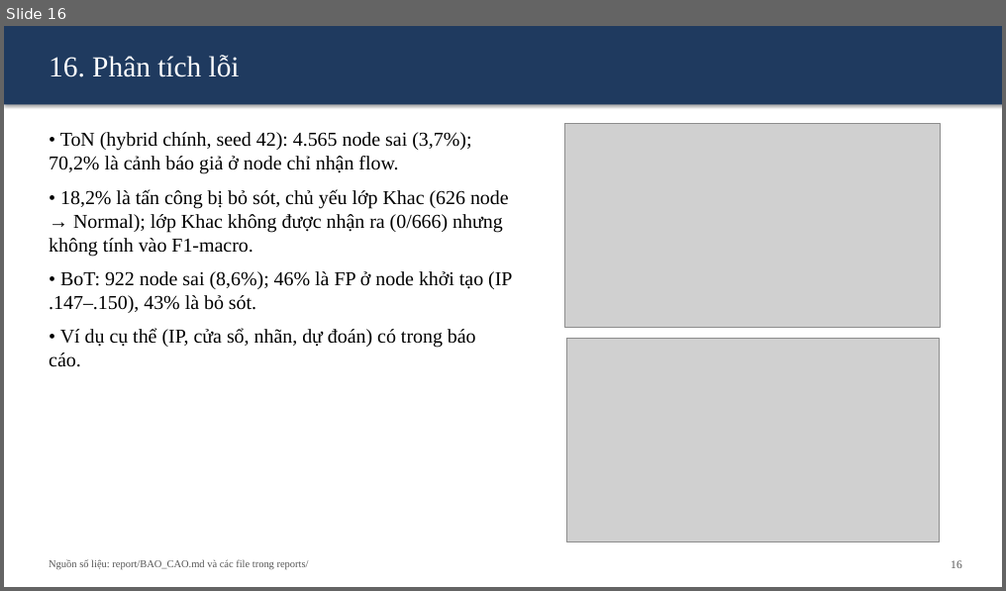
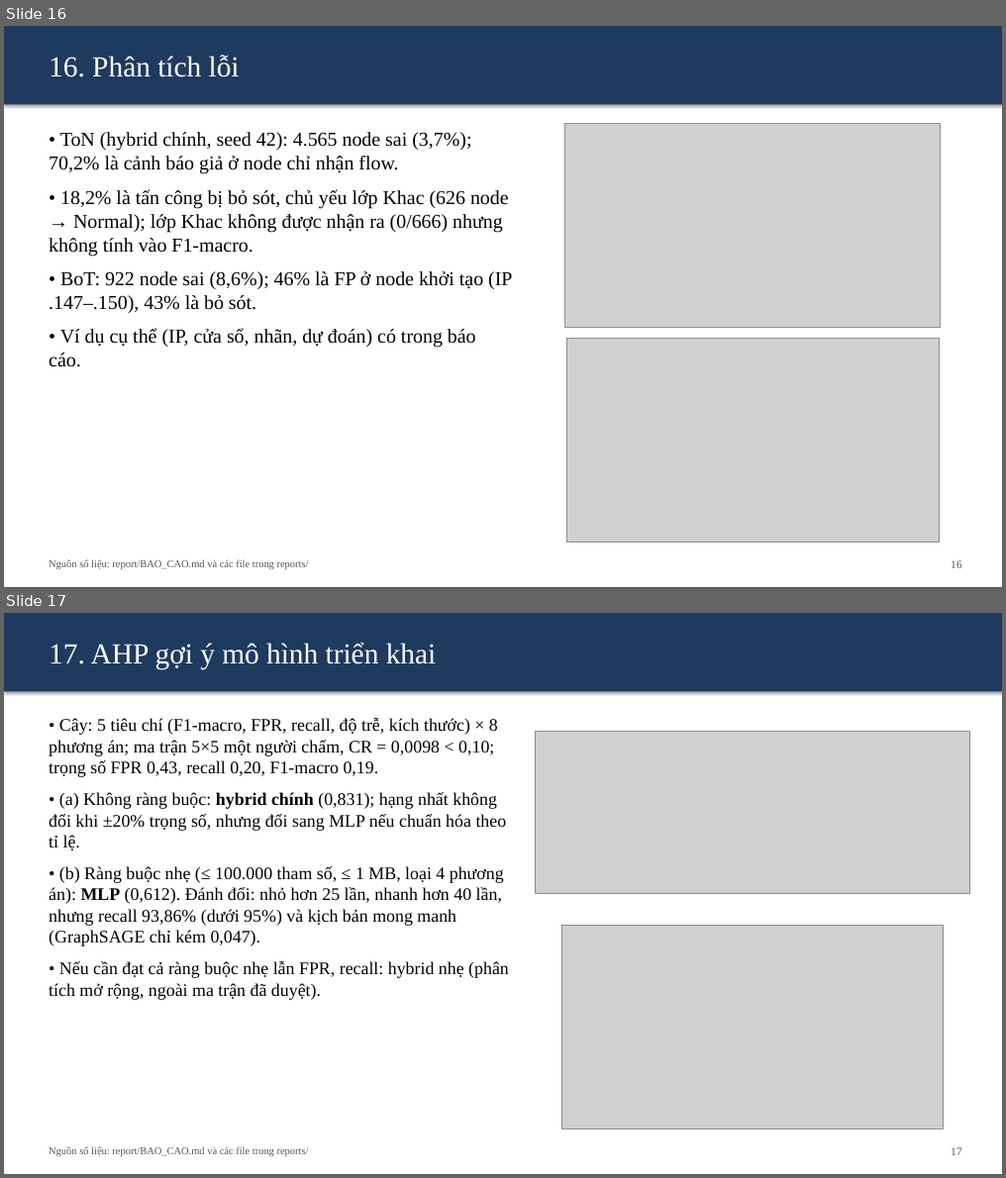
Before and after one commit to minucedev/gnn-iot-ids, a slide deck: report/SLIDE.pptx. Shown one above the other, each under a label of ours: slide 16 before the commit, slides 16 and 17 after it. The pictures are 1006x591 and 1006x1178 pixels, drawn with LibreOffice and Linux fonts; fonts in the diff are those of the drawing; grey boxes stand for pictures. Boxes give left, top, right and bottom in pixels: in the first picture for what was removed or moved away, otherwise in the second. Text is boxed around its words. In the diff, an @@ line names an element or a change of style, - is before the commit and + after.

```diff
--- a/report/SLIDE.pptx
+++ b/report/SLIDE.pptx
@@ slide 17 added at (4,613,1002,1174), background #FFFFFF @@
@@ rectangle added at (4,613,1002,691), fill #1F3A5F @@
@@ text added at (49,642,437,669), 28 pt, text #FFFFFF @@
+17. AHP gợi ý mô hình triển khai
@@ text added at (49,718,509,1000), 17 pt, text #000000 @@
+• Cây: 5 tiêu chí (F1-macro, FPR, recall, độ trễ, kích thước) × 8 phương án; ma trận 5×5 một người chấm, CR = 0,0098 < 0,10; trọng số FPR 0,43, recall 0,20, F1-macro 0,19.
+• (a) Không ràng buộc: hybrid chính (0,831); hạng nhất không đổi khi ±20% trọng số, nhưng đổi sang MLP nếu chuẩn hóa theo tỉ lệ.
+• (b) Ràng buộc nhẹ (≤ 100.000 tham số, ≤ 1 MB, loại 4 phương án): MLP (0,612). Đánh đổi: nhỏ hơn 25 lần, nhanh hơn 40 lần, nhưng recall 93,86% (dưới 95%) và kịch bản mong manh (GraphSAGE chỉ kém 0,047).
+• Nếu cần đạt cả ràng buộc nhẹ lẫn FPR, recall: hybrid nhẹ (phân tích mở rộng, ngoài ma trận đã duyệt).
@@ picture added at (536,731,969,894) @@
@@ picture added at (562,925,944,1130) @@
@@ text added at (49,1147,309,1157), 10 pt, text #555555 @@
+Nguồn số liệu: report/BAO_CAO.md và các file trong reports/
@@ text added at (950,1148,962,1156), 11 pt, text #555555 @@
+17
```
Also in this commit, not shown: 2 slides changed, 1 other slide added, 1 slide removed, 10 other files.
